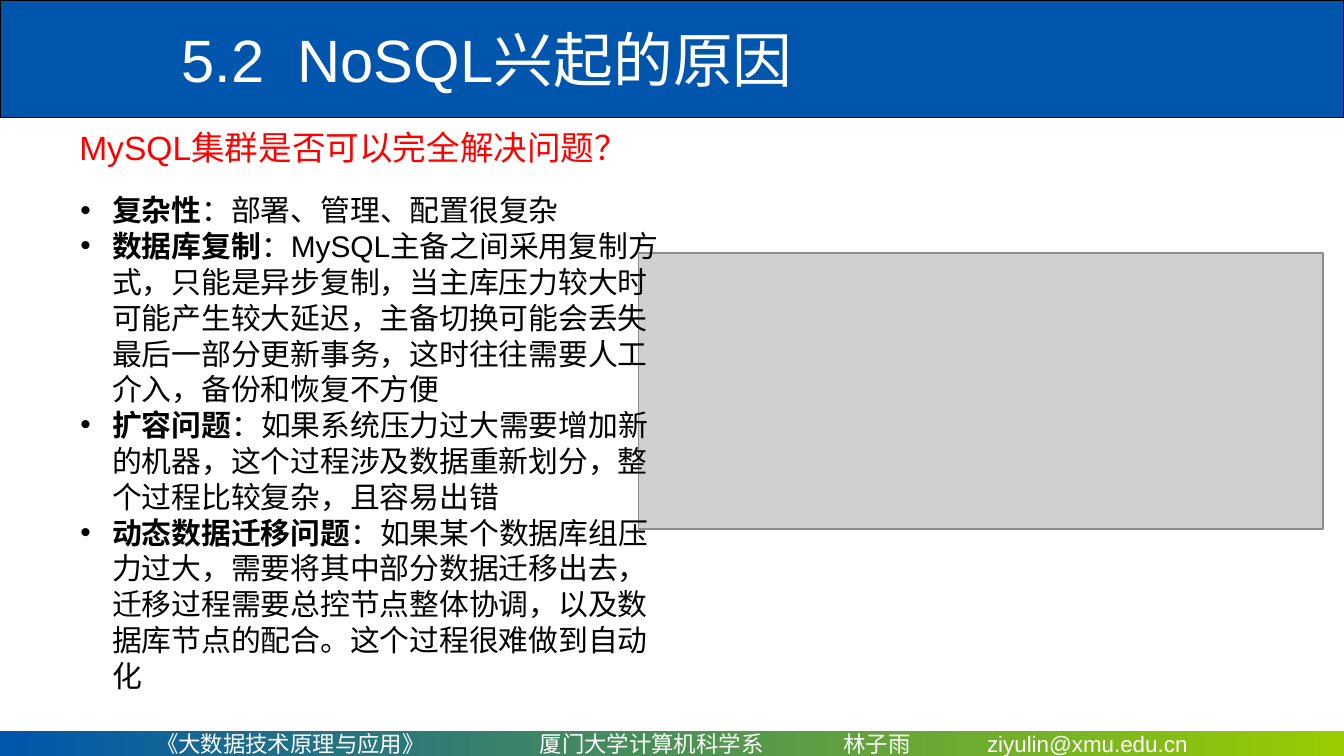
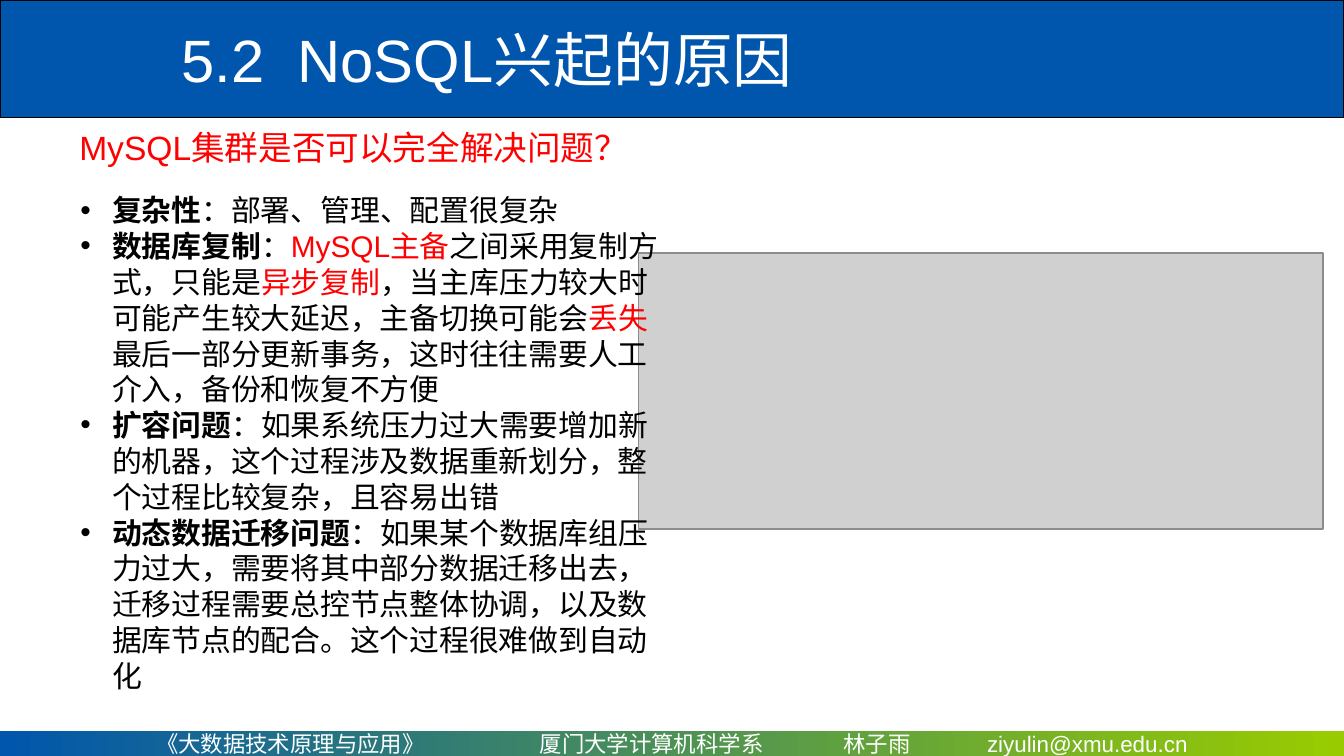
Before and after one commit to ly2010dd/courses_repo, a slide deck: slide 6 of PPT/Chapter5-厦门大学-林子雨-大数据技术原理与应用-第五章-NoSQL数据库（网易云课堂）.ppt. Drawn at 1344x756 pixels with LibreOffice and Linux fonts; fonts in the diff are those of the drawing; grey boxes stand for pictures; background and template pictures are left out. Boxes give left, top, right and bottom in pixels: in the first picture for what was removed or moved away, otherwise in the second. Text is boxed around its words. In the diff, an @@ line names an element or a change of style, - is before the commit and + after.

```diff
--- a/PPT/Chapter5-厦门大学-林子雨-大数据技术原理与应用-第五章-NoSQL数据库（网易云课堂）.ppt
+++ b/PPT/Chapter5-厦门大学-林子雨-大数据技术原理与应用-第五章-NoSQL数据库（网易云课堂）.ppt
@@ text at (112,231,658,403): text colour #000000 to #FF0000 in "数据库复制：MySQL主备之间采用复制方式，只能是异步复制，当主库压力较大时可能产生较大延迟，主备切换可能会丢失最后一部 ..." @@
```
Also in this commit, not shown: 20 other slides changed.
